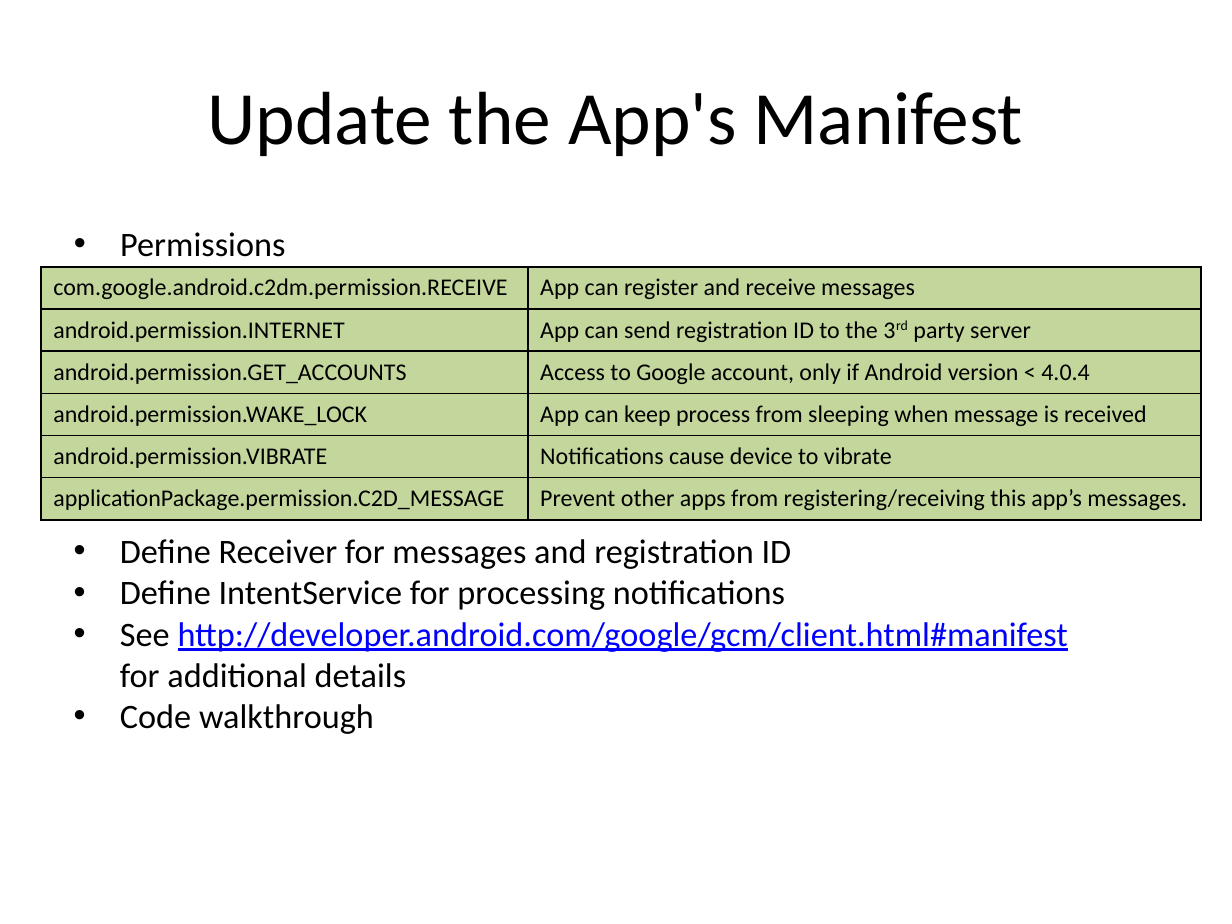
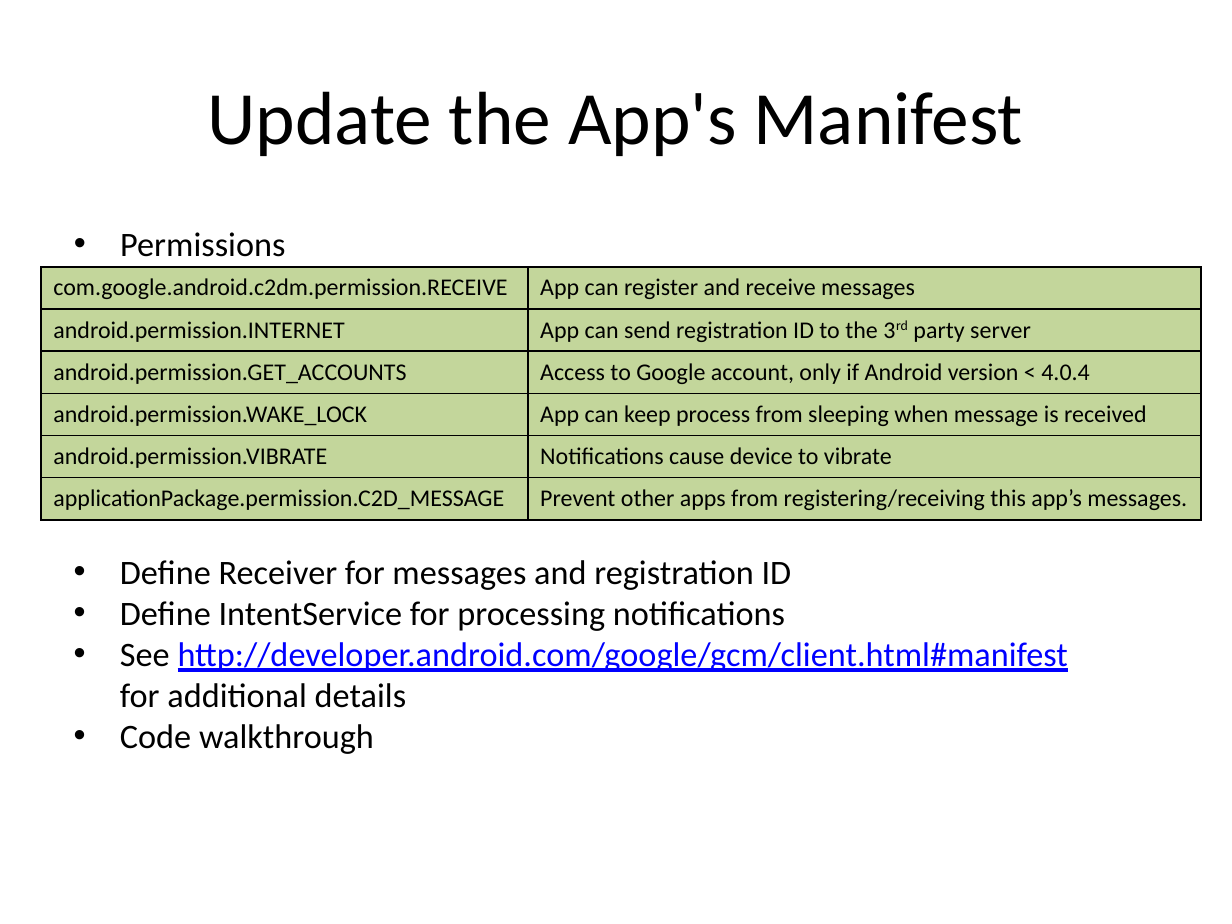
Before and after one commit to LeadingEDJE/MobilePushNotification, a slide deck: slide 19 of Implementing Push Notification in Android.pptx. Drawn at 1232x924 pixels with LibreOffice and Linux fonts; fonts in the diff are those of the drawing; background and template pictures are left out. Boxes give left, top, right and bottom in pixels: in the first picture for what was removed or moved away, otherwise in the second. Text is boxed around its words. In the diff, an @@ line names an element or a change of style, - is before the commit and + after.

```diff
--- a/Implementing Push Notification in Android.pptx
+++ b/Implementing Push Notification in Android.pptx
@@ table: place and size @@
-table at (41, 267, 1201, 520)
+table at (41, 267, 1201, 548)
@@ text "Define Receiver for messages and ...": place and size @@
-text "Define Receiver for messages and ..." at (120, 539, 1068, 734)
+text "Define Receiver for messages and ..." at (120, 560, 1068, 754)
```
Also in this commit, not shown: 5 other slides changed.
